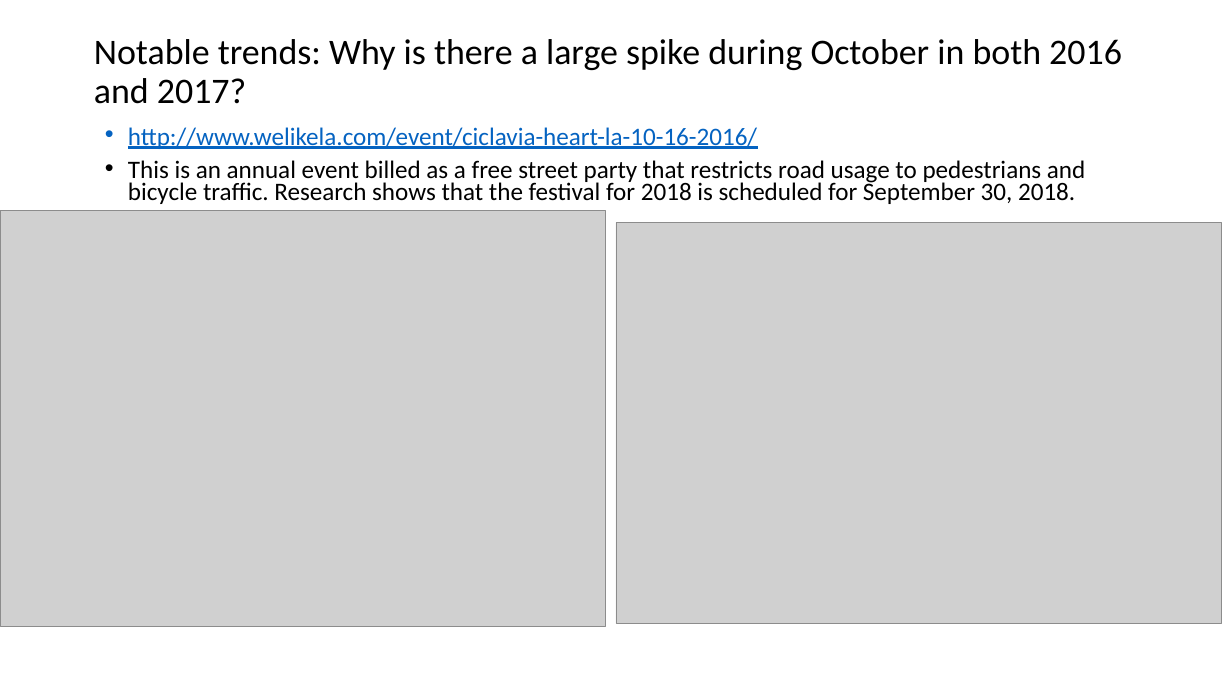
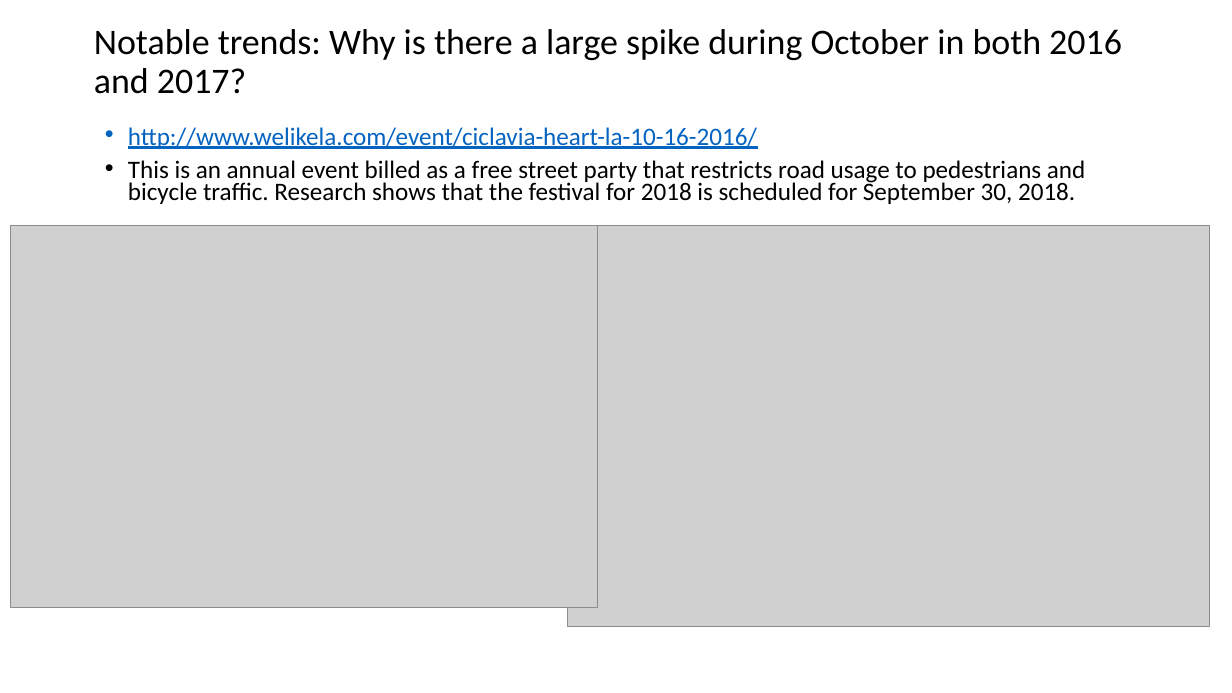
Before and after one commit to sqweets/Project1-LA-Bike_Share, a slide deck: slide 8 of If We Ran a Bike Sharing Company.pptx. Drawn at 1232x693 pixels with LibreOffice and Linux fonts; fonts in the diff are those of the drawing; grey boxes stand for pictures. Boxes give left, top, right and bottom in pixels: in the first picture for what was removed or moved away, otherwise in the second. Text is boxed around its words. In the diff, an @@ line names an element or a change of style, - is before the commit and + after.

Commit message:
and i thought we were done with slide updates

```diff
--- a/If We Ran a Bike Sharing Company.pptx
+++ b/If We Ran a Bike Sharing Company.pptx
@@ title "Notable trends: Why is there ...": place and size @@
-title "Notable trends: Why is there ..." at <box>94,39,1122,104</box>
+title "Notable trends: Why is there ..." at <box>94,29,1122,94</box>
@@ picture: place and size @@
-picture at <box>0,210,605,627</box>
+picture at <box>11,226,598,608</box>
@@ picture: place and size @@
-picture at <box>616,223,1222,624</box>
+picture at <box>567,226,1210,628</box>
```
